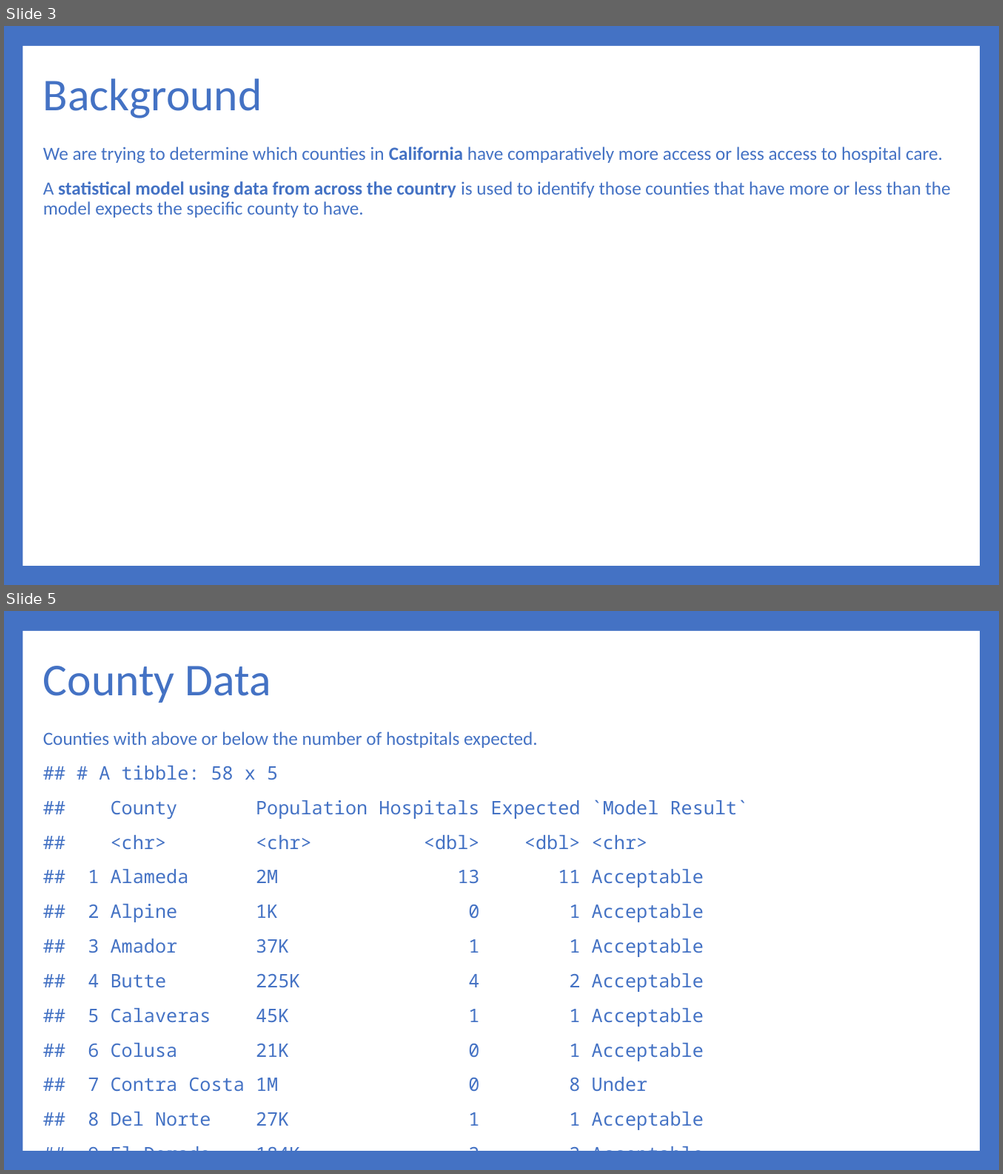
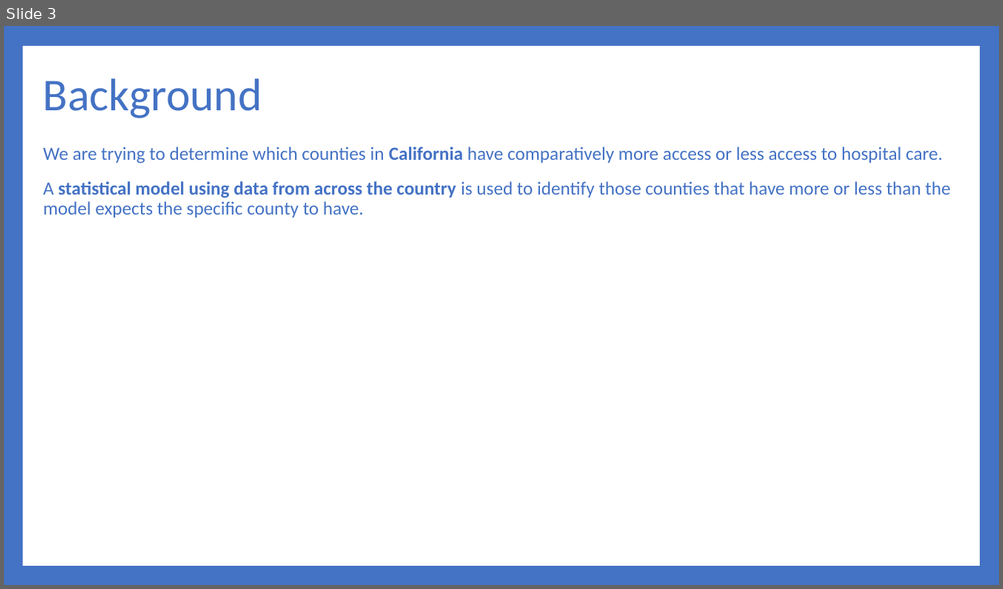
Before and after one commit to sol-eng/access-to-care, a slide deck: inst/content/powerpoint-state/access-to-care-rmarkdown.pptx. Shown one above the other, each under a label of ours: slides 3 and 5 before the commit, slide 3 after it; the slides between them are not shown. The pictures are 1003x1174 and 1003x589 pixels, drawn with LibreOffice and Linux fonts; fonts in the diff are those of the drawing. Boxes give left, top, right and bottom in pixels: in the first picture for what was removed or moved away, otherwise in the second. Text is boxed around its words. In the diff, an @@ line names an element or a change of style, - is before the commit and + after.

```diff
--- a/inst/content/powerpoint-state/access-to-care-rmarkdown.pptx
+++ b/inst/content/powerpoint-state/access-to-care-rmarkdown.pptx
@@ slide 5 removed at [4, 611, 999, 1170], background #4472C4; not listed: 1 template element that a slide beside it also shows @@
@@ title removed at [43, 666, 271, 703] @@
-County Data
@@ text removed at [43, 732, 748, 1151] @@
-Counties with above or below the number of hostpitals expected.
-## # A tibble: 58 x 5
-## County Population Hospitals Expected `Model Result`
-## <chr> <chr> <dbl> <dbl> <chr>
-## 1 Alameda 2M 13 11 Acceptable
-## 2 Alpine 1K 0 1 Acceptable
-## 3 Amador 37K 1 1 Acceptable
-## 4 Butte 225K 4 2 Acceptable
-## 5 Calaveras 45K 1 1 Acceptable
-## 6 Colusa 21K 0 1 Acceptable
-## 7 Contra Costa 1M 0 8 Under
-## 8 Del Norte 27K 1 1 Acceptable
-## 9 El Dorado 184K 2 2 Acceptable
-## 10 Fresno 975K 7 7 Acceptable
-## # … with 48 more rows
```
Also in this commit, not shown: 2 slides changed, 9 other files.
